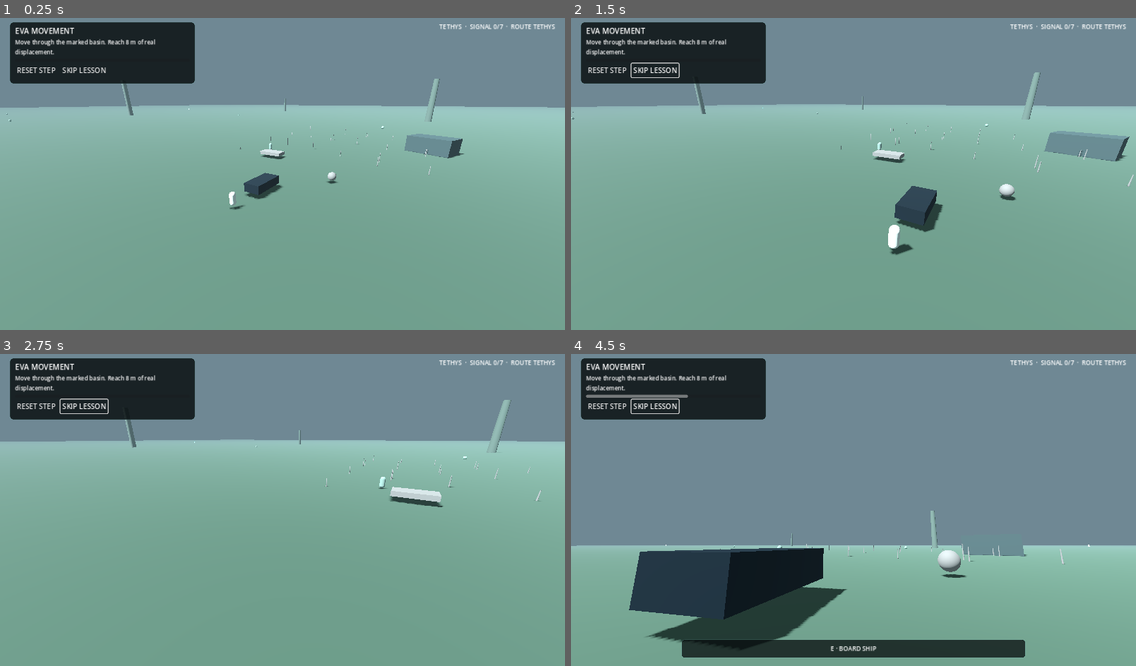
Above: before the commit, frames 1-4 (two rows, left to right).
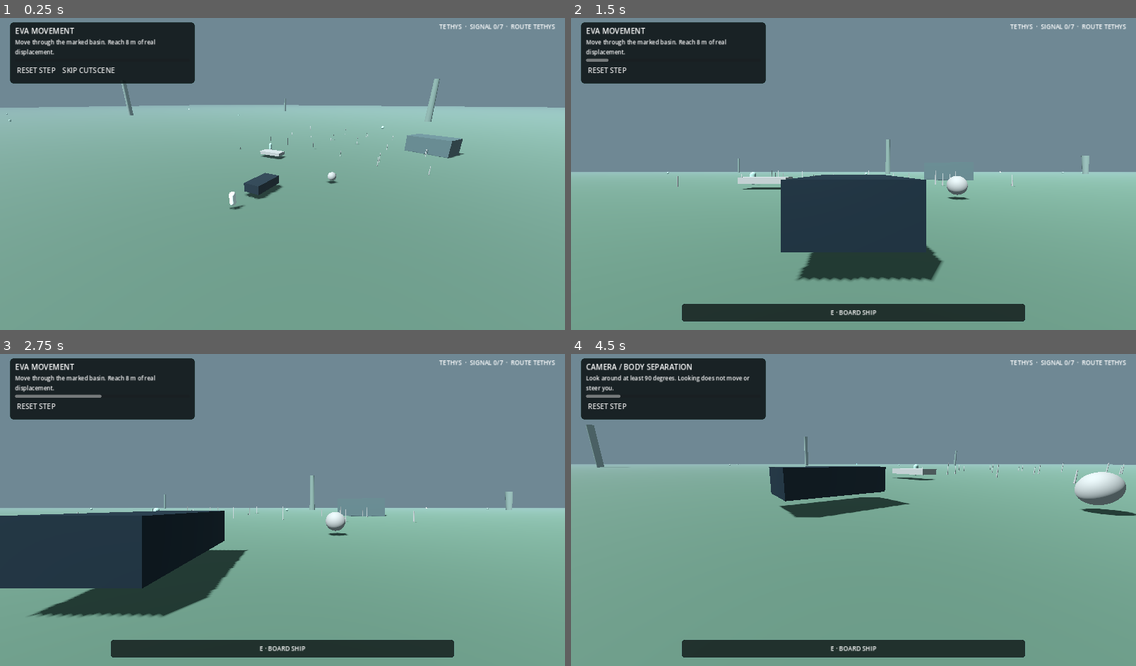
Above: after the commit, the same moments.

Repository: Islandyout/pale-signal
Game: Godot game, scene res://scenes/main.tscn
Same seed, same stepped clock (60 frames per second), same inputs: the game is played once before the commit and once after it.
Inputs (mouse positions are in pixels of both pictures, inside the frame that each line leads up to):
- Up to frame 1 (0.25 s): no input
- Up to frame 2 (1.5 s): click (655, 71) at 0.5 s, where only the run before the commit has a clickable "SKIP LESSON"; click (655, 71) at 1.25 s, where only the run before the commit has a clickable "SKIP LESSON"
- Up to frame 3 (2.75 s): tap Enter at 2 s; move the mouse to (406, 491) at 2.02 s; hold D (move_right) from 2.03 s (still down); tap U (fabricator) at 2.1 s; click (406, 491) at 2.17 s; tap Space (jump) at 2.27 s
- Up to frame 4 (4.5 s): release D (move_right) at 2.75 s; drag from (740, 522) to (825, 569) at 2.77 s; move the mouse to (910, 438) at 3.52 s; hold D (move_right) 3.53-4.25 s; tap N (nav_toggle) at 3.6 s; drag from (825, 569) to (684, 460) at 4.27 s

The runs differ from the first frame. In frame 1, less than 0.1% of the frame differs, in the area x 14-21%, y 15-18%; in frame 2, 34%; in frame 3, 40%; in frame 4, 40%, in the area x 0-100%, y 3-95%.

Commit message:
Make HUD skip cinematic-only

Diff:
--- a/reboot/scripts/production_hud.gd
+++ b/reboot/scripts/production_hud.gd
@@ -74,8 +74,9 @@
 	reset_button.flat = true
 	recovery_row.add_child(reset_button)
 	skip_button = Button.new()
-	skip_button.text = "SKIP LESSON"
+	skip_button.text = "SKIP CUTSCENE"
 	skip_button.flat = true
+	skip_button.visible = false
 	recovery_row.add_child(skip_button)
 
 	campaign_label = Label.new()
@@ -200,7 +201,7 @@
 	archaeology.reconstruction_state.connect(_on_reconstruction_state)
 	archaeology.reconstruction_complete.connect(_on_reconstruction_complete)
 	reset_button.pressed.connect(_reset_step)
-	skip_button.pressed.connect(_skip_step)
+	skip_button.pressed.connect(_skip_cutscene)
 	_bound = true
 	_update_context()
 	_update_campaign_summary()
@@ -218,7 +219,7 @@
 	objective_progress.value = clampf(progress, 0.0, 1.0)
 
 func _on_tutorial_completed() -> void:
-	recovery_row.visible = false
+	reset_button.visible = false
 	reconstruction_panel.visible = false
 
 func _on_scan_progress(value: float, label: String) -> void:
@@ -253,16 +254,15 @@
 	if tutorial != null:
 		tutorial.reset_current()
 
-func _skip_step() -> void:
-	if archaeology != null and archaeology.active:
-		archaeology.cancel()
-	if tutorial != null:
-		tutorial.skip_current()
+func _skip_cutscene() -> void:
+	if root != null and bool(root.get("cutscene_active")) and root.has_method("_finish_cutscene"):
+		root.call("_finish_cutscene")
 
 func _update_context() -> void:
 	var old_hint := root.get("hint_label") as Label
 	if old_hint == null:
 		return
+	skip_button.visible = bool(root.get("cutscene_active"))
 	context_label.text = old_hint.text
 	context_panel.visible = not context_label.text.is_empty() and not reconstruction_panel.visible
 
